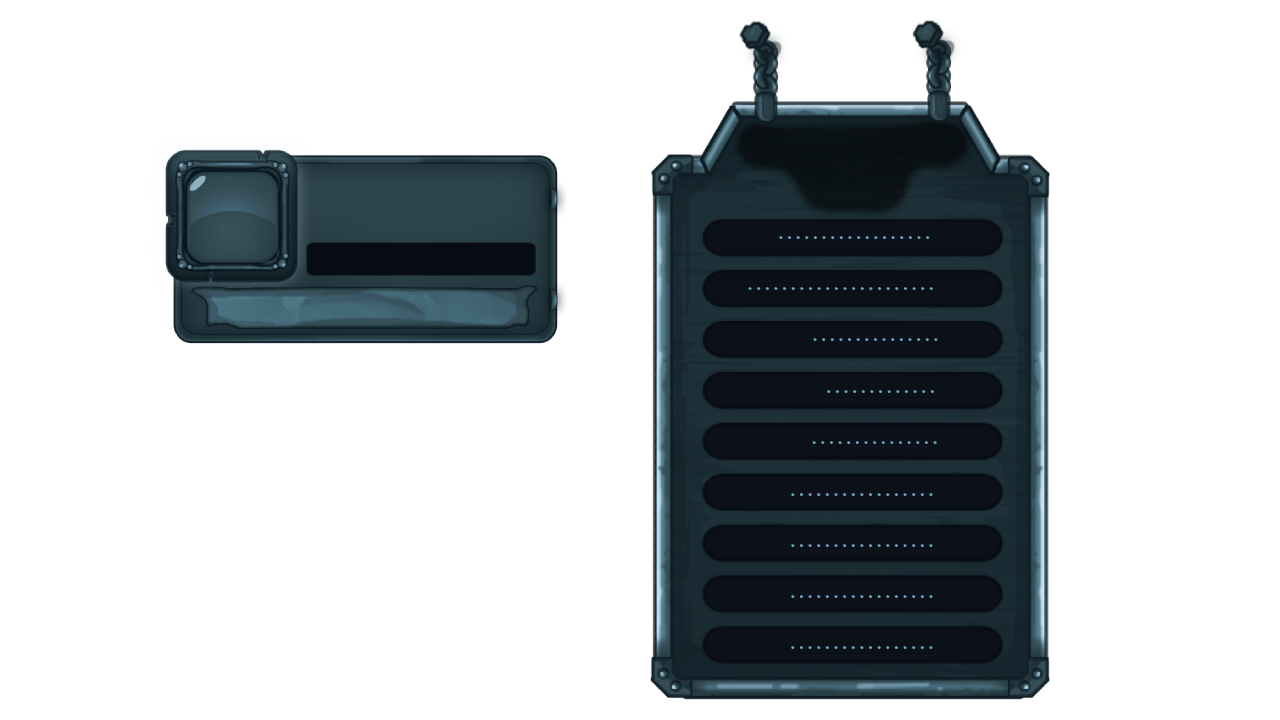
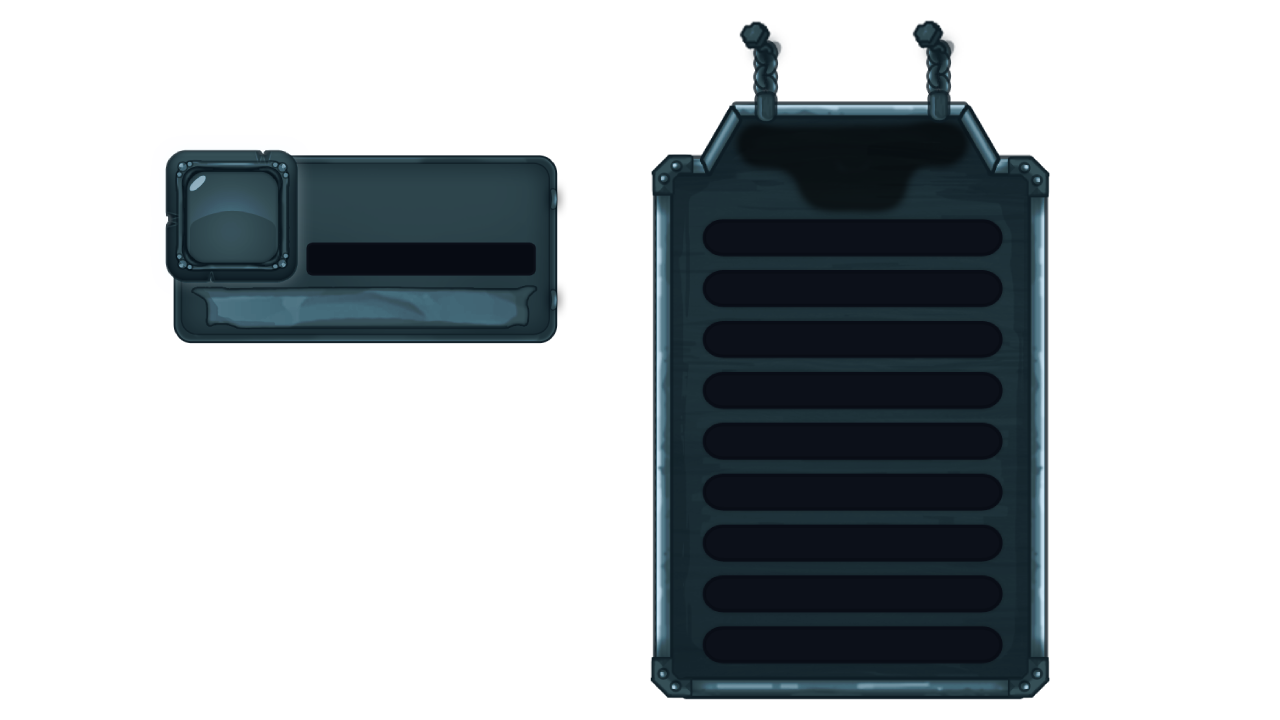
Revision of a layered 1280×720 image; what changed, layer by layer:
hid "Dotted Line" over [left=779, top=236, right=930, bottom=239]
hid "Dotted Line copy" over [left=748, top=287, right=933, bottom=290]
hid "Dotted Line copy 2" (1st of 7, in "Stats" › "Stamina Stat") over [left=813, top=338, right=938, bottom=341]
hid "Dotted Line copy 2" (2nd of 7, in "Stats" › "Strength Stat") over [left=827, top=390, right=934, bottom=393]
hid "Dotted Line copy 2" (3rd of 7, in "Stats" › "Defense Stat") over [left=812, top=441, right=937, bottom=444]
hid "Dotted Line copy 2" (4th of 7, in "Stats" › "Magic Stat") over [left=791, top=493, right=933, bottom=496]
hid "Dotted Line copy 2" (5th of 7, in "Stats" › "Speed Stat") over [left=791, top=544, right=933, bottom=547]
hid "Dotted Line copy 2" (6th of 7, in "Stats" › "Empty Stat") over [left=791, top=595, right=933, bottom=598]
hid "Dotted Line copy 2" (7th of 7, in "Stats" › "Empty Stat copy") over [left=791, top=646, right=933, bottom=649]
